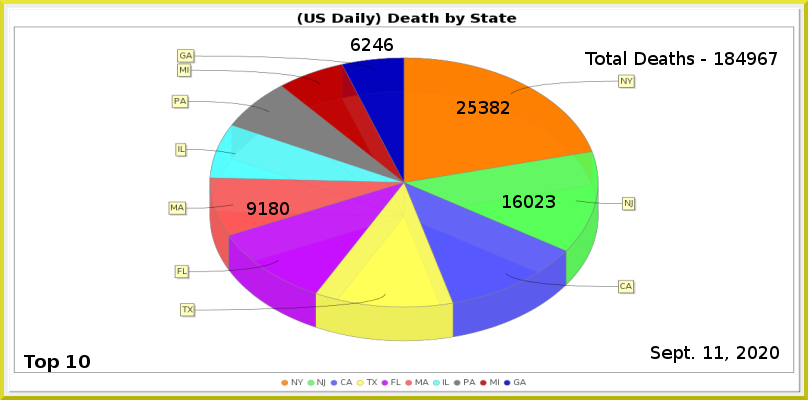
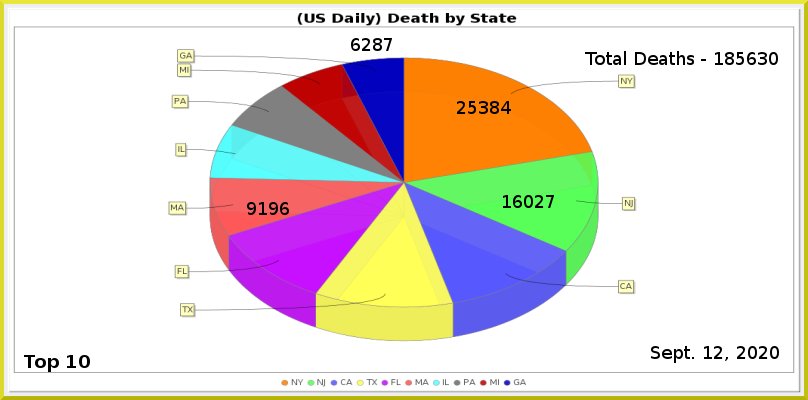
The second 808x400 image is a revision of the first. Changes to its layers:
painted on "Least" over [373, 38, 393, 51]
painted on "MA" over [269, 202, 289, 215]
painted on "NJ" over [546, 195, 555, 208]
painted on "NY" over [501, 101, 511, 114]
renamed "Total Deaths - 184967" to "Total Deaths - 185630", painted on it over [736, 52, 778, 65]
painted on "Current Date" over [714, 346, 723, 359]
